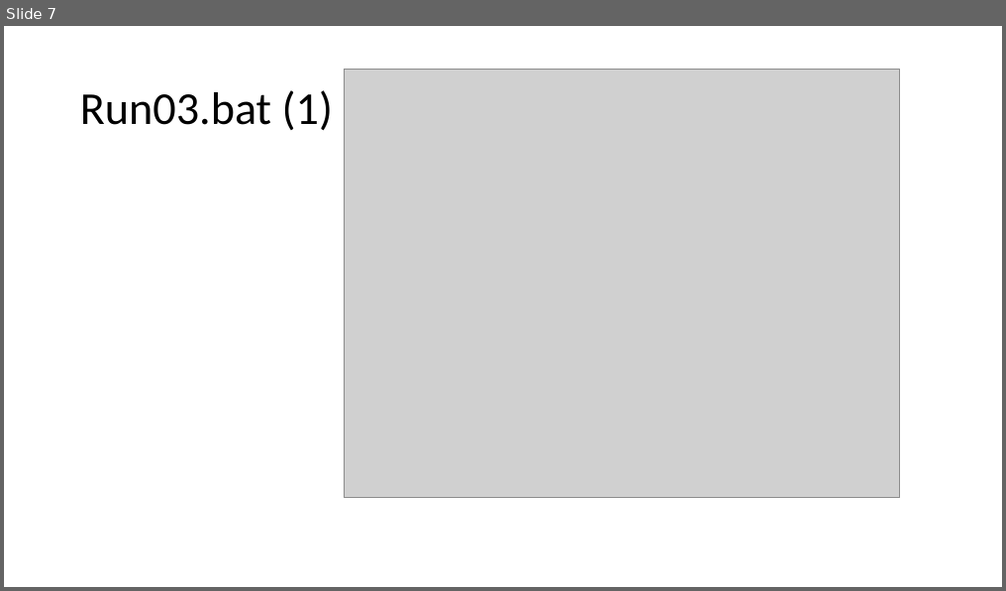
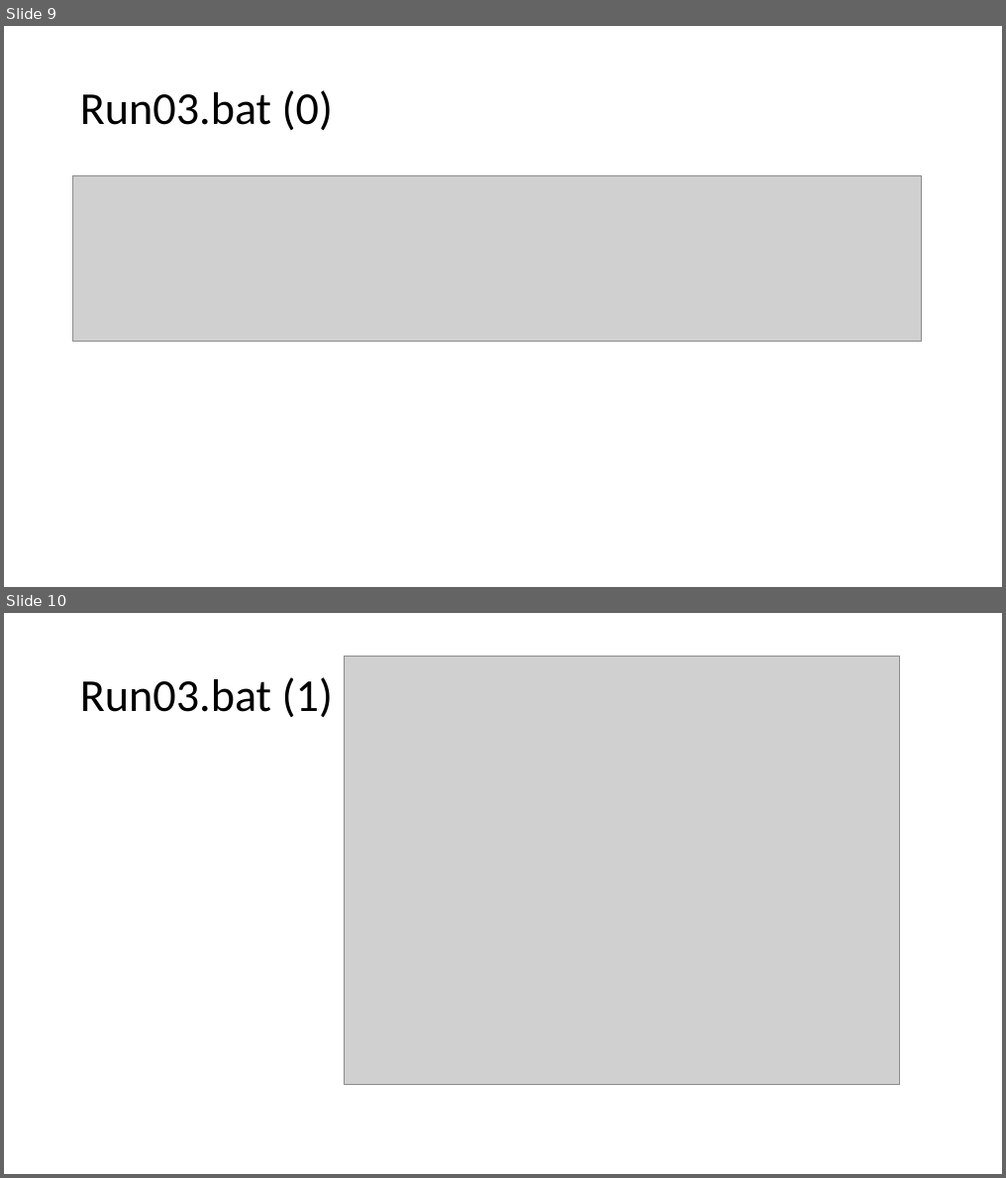
Before and after one commit to HSS107048212/ELEBC_Youbike, a slide deck: Work schedule.pptx. Shown one above the other, each under a label of ours: slide 7 before the commit, slides 9 and 10 after it. The pictures are 1006x591 and 1006x1178 pixels, drawn with LibreOffice and Linux fonts; fonts in the diff are those of the drawing; grey boxes stand for pictures. Boxes give left, top, right and bottom in pixels: in the first picture for what was removed or moved away, otherwise in the second. Text is boxed around its words. In the diff, an @@ line names an element or a change of style, - is before the commit and + after.

```diff
--- a/Work schedule.pptx
+++ b/Work schedule.pptx
@@ slide 9 added at box(4, 26, 1002, 587), background #FFFFFF @@
@@ title added at box(80, 90, 333, 131), 44 pt, text #000000 @@
+Run03.bat (0)
@@ picture added at box(73, 175, 922, 342) @@
@@ what was slide 7 is now slide 10 @@
```
Also in this commit, not shown: 2 slides changed, 13 other slides added, 5 other files.
